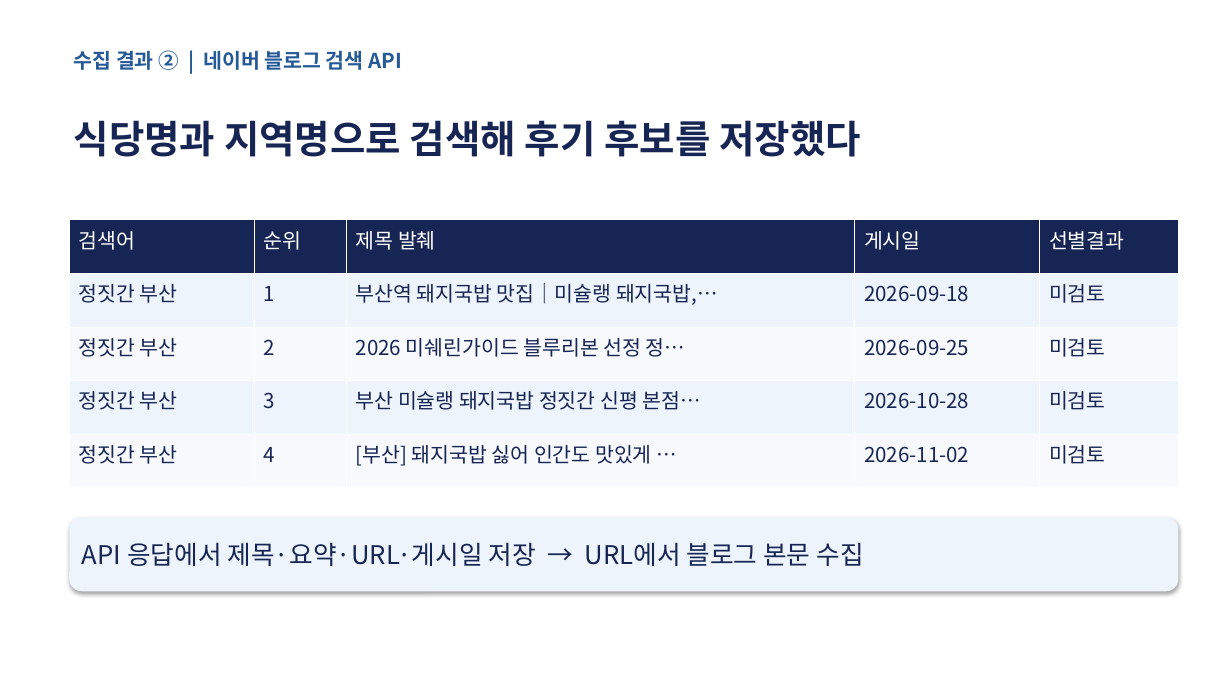
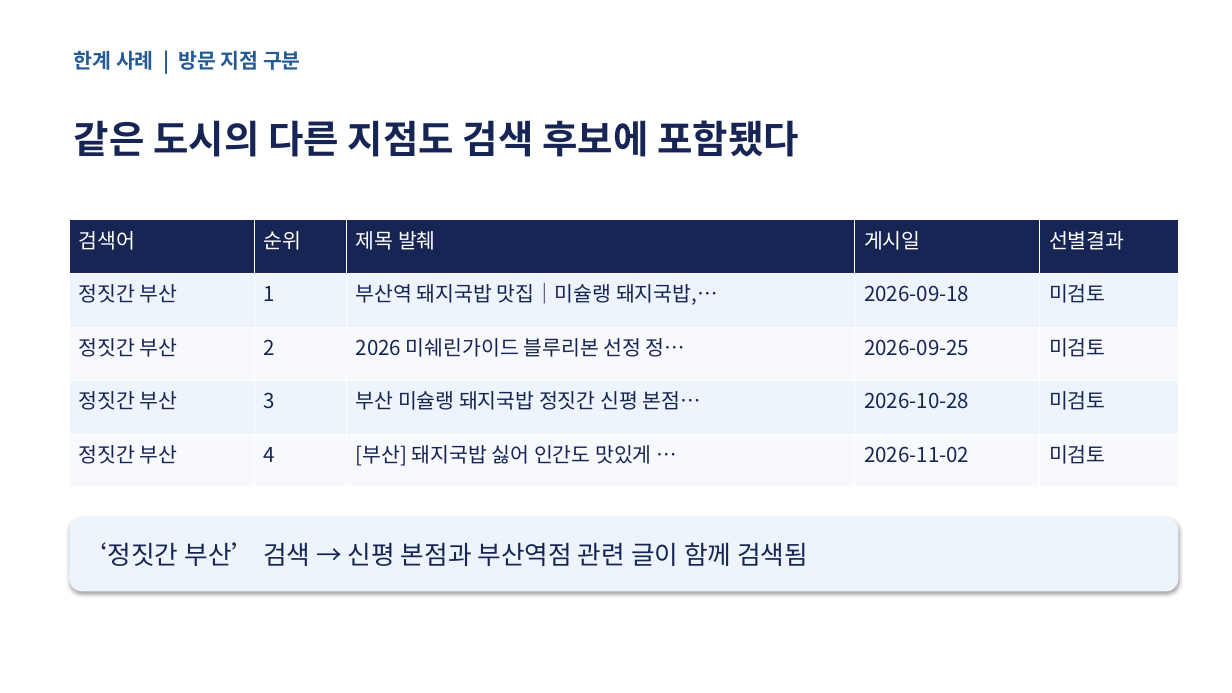
Before and after one commit to taeuk-kim-01/michelin_review_analysis, a slide deck: slide 12 of Michelin_Final.pptx (slide 4 before the commit). Drawn at 1232x693 pixels with LibreOffice and Linux fonts; fonts in the diff are those of the drawing. Boxes give left, top, right and bottom in pixels: in the first picture for what was removed or moved away, otherwise in the second. Text is boxed around its words. In the diff, an @@ line names an element or a change of style, - is before the commit and + after.

```diff
--- a/Michelin_Final.pptx
+++ b/Michelin_Final.pptx
@@ text at (74,50,301,70): text changed @@
-수집 결과 ② | 네이버 블로그 검색 API
+한계 사례 | 방문 지점 구분
@@ text at (74,120,799,157): text changed @@
-식당명과 지역명으로 검색해 후기 후보를 저장했다
+같은 도시의 다른 지점도 검색 후보에 포함됐다
@@ text in rounded rectangle at (82,542,808,566): text changed @@
-API 응답에서 제목·요약·URL·게시일 저장 → URL에서 블로그 본문 수집
+‘정짓간 부산’ 검색 → 신평 본점과 부산역점 관련 글이 함께 검색됨
```
Also in this commit, not shown: 2 other slides changed, 1 slide added.
